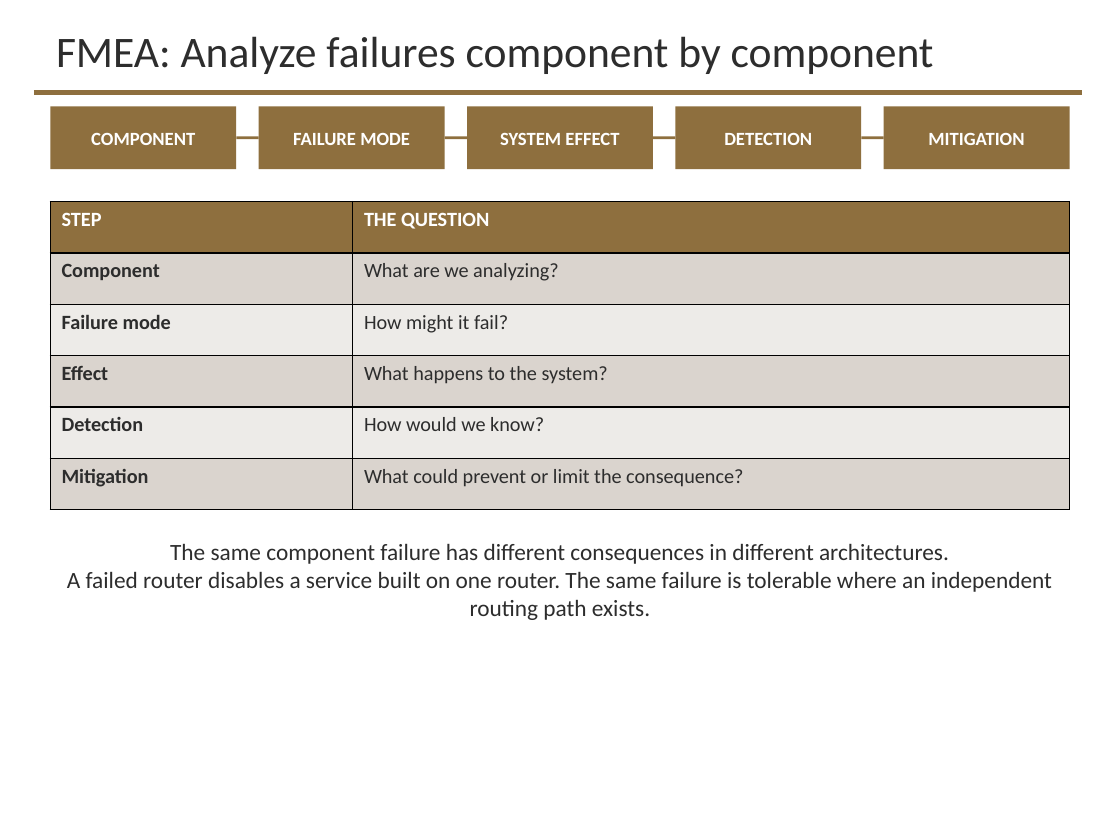
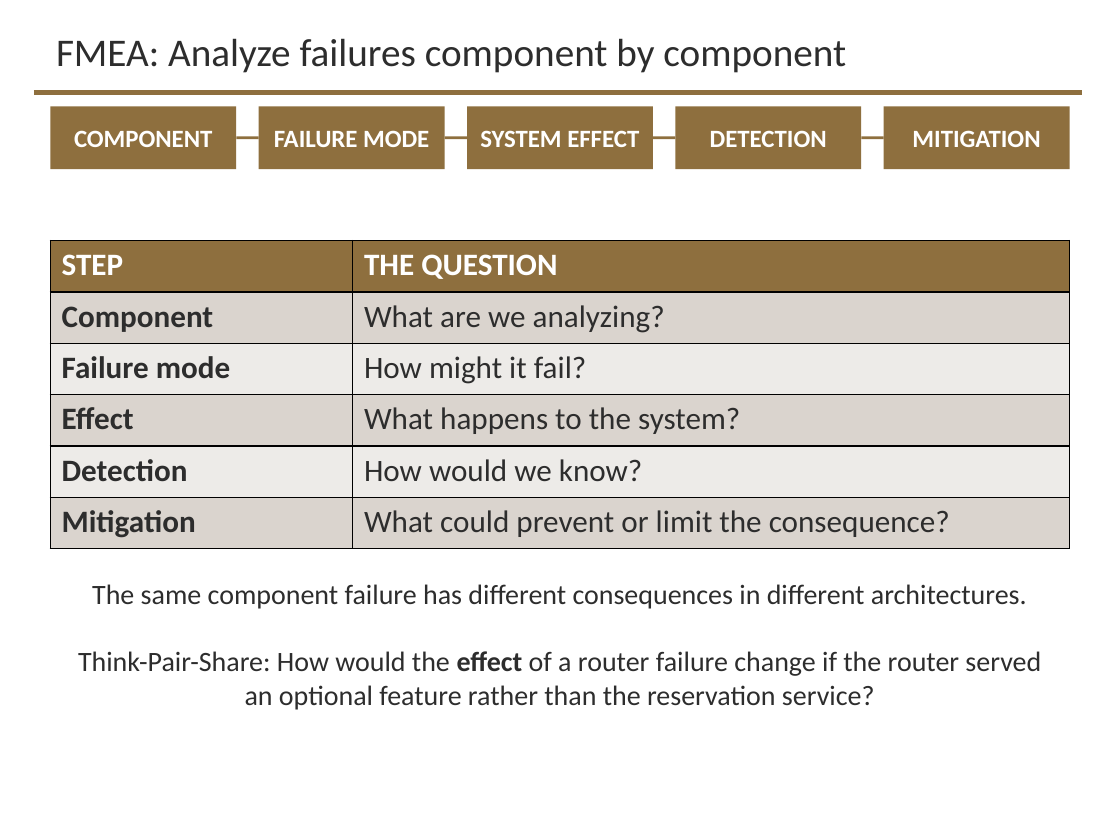
Before and after one commit to davisjam/model-based-agentic-software-engineering, a slide deck: slide 16 of course/lectures/act-3-software-in-the-world/04-performance-and-reliability/3-4-Performance-and-Reliability-2-Reliability-Engineering.pptx (slide 14 before the commit). Drawn at 1120x840 pixels with LibreOffice and Linux fonts; fonts in the diff are those of the drawing; background and template pictures are left out. Boxes give left, top, right and bottom in pixels: in the first picture for what was removed or moved away, otherwise in the second. Text is boxed around its words. In the diff, an @@ line names an element or a change of style, - is before the commit and + after.

```diff
--- a/course/lectures/act-3-software-in-the-world/04-performance-and-reliability/3-4-Performance-and-Reliability-2-Reliability-Engineering.pptx
+++ b/course/lectures/act-3-software-in-the-world/04-performance-and-reliability/3-4-Performance-and-Reliability-2-Reliability-Engineering.pptx
@@ title "FMEA: Analyze failures component by ..." at <box>56,38,846,73</box>: size 28 to 25.2 pt @@
@@ size 12 to 16 pt in 5 elements at <box>50,106,236,169</box>, <box>259,106,445,169</box>, <box>467,106,653,169</box>, <box>675,106,861,169</box>, <box>884,106,1070,169</box> @@
@@ table at <box>50,241,1070,549</box> @@
@@ size 13 to 20 pt @@
@@ table: place and size @@
-table at <box>50,202,1070,510</box>
+table at <box>50,241,1070,549</box>
@@ text "The same component failure has ...": place and size @@
-text "The same component failure has ..." at <box>67,544,1052,620</box>
+text "The same component failure has ..." at <box>78,584,1041,710</box>
@@ text at <box>92,584,1027,609</box>: size 15 to 18 pt in "The same component failure has different consequences ..." @@
@@ text at <box>78,651,1041,710</box>: text changed; size 15 to 18 pt @@
-A failed router disables a service built on one router. The same failure is tolerable where an independent routing path exists.
+Think-Pair-Share: How would the effect of a router failure change if the router served an optional feature rather than the reservation service?
```
Also in this commit, not shown: 19 other slides changed, 7 slides added, 52 slides removed.
